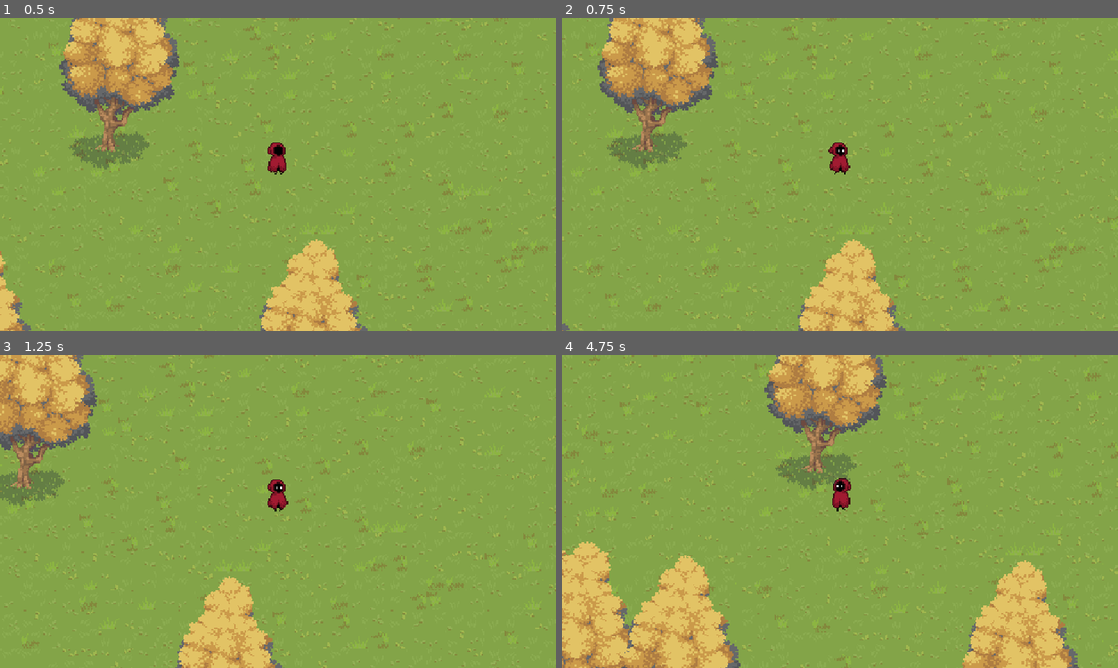
Above: before the commit, frames 1-4 (two rows, left to right).
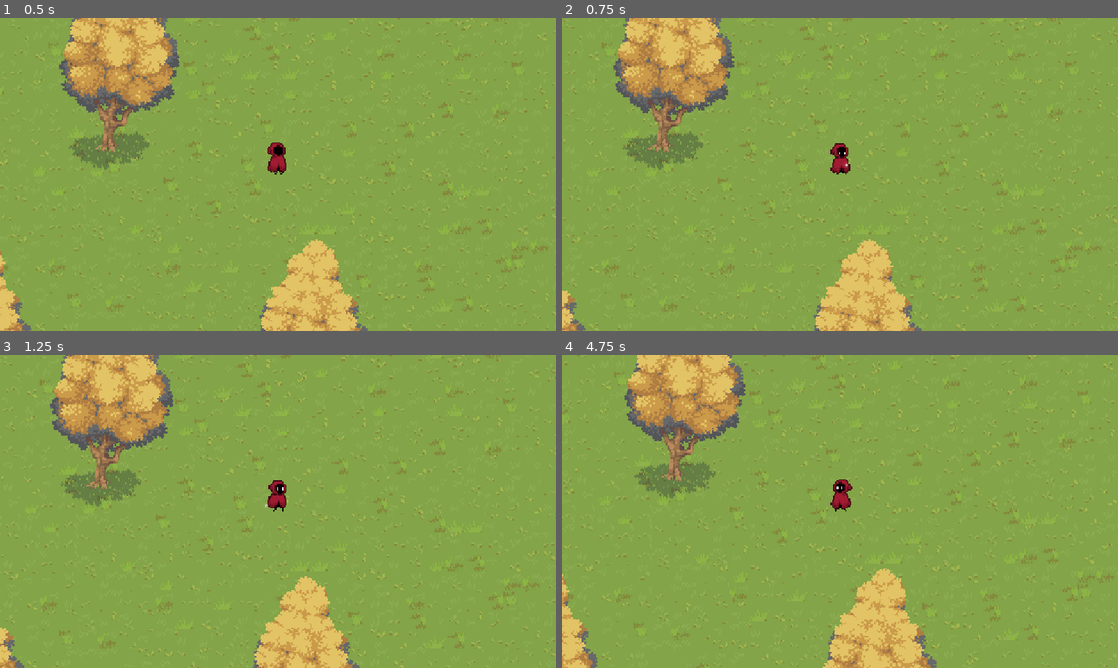
Above: after the commit, the same moments.

Repository: nxtdv/projectb_godot
Game: Godot game, scene res://scenes/intro.tscn
The game is run twice, just before and just after one commit, with the same random seed, the same clock (stepped at 60 frames per second) and the same inputs.
Inputs (mouse positions are in pixels of both pictures, inside the frame that each line leads up to):
- Up to frame 1 (0.5 s): no input
- Up to frame 2 (0.75 s): move the mouse to (962, 158) at 0.52 s; hold D (Right) from 0.53 s (still down); click (962, 158) at 0.6 s
- Up to frame 3 (1.25 s): keep holding D (Right)
- Up to frame 4 (4.75 s): move the mouse to (728, 527) at 1.27 s; release D (Right) at 1.28 s; hold S (Down) 1.28-2.03 s; tap Shift (Sprint) at 1.35 s; click (728, 527) at 1.55 s; move the mouse to (895, 442) at 2.02 s; hold D (Right) 2.03-2.78 s; click (895, 442) at 2.1 s; move the mouse to (812, 574) at 2.77 s; hold W (Up) 2.78-3.53 s; click (812, 574) at 2.85 s; move the mouse to (1006, 558) at 3.52 s; hold Shift (Sprint) 3.53-4.28 s; hold A (Left) from 3.53 s (still down); click (1006, 558) at 3.8 s; move the mouse to (673, 464) at 4.27 s; click (673, 464) at 4.35 s

Frame 1 is identical in both runs. In frame 2, 16% of the frame differs, in the area x 0-100%, y 0-100%; in frame 3, 23%; in frame 4, 33%.

Commit message:
feat(player): add attack input and behavior
- implemented attack mechanics triggered on input action "Attack"
- updated AnimationPlayer to handle attack animation completion
- added `is_attacking` flag to manage state and prevent movement during attack
- registered new input action "Attack" in project settings

Diff:
--- a/project.godot
+++ b/project.godot
@@ -46,6 +46,11 @@
 "events": [Object(InputEventKey,"resource_local_to_scene":false,"resource_name":"","device":-1,"window_id":0,"alt_press …(195 unchanged characters)…
 ]
 }
+Attack={
+"deadzone": 0.2,
+"events": [Object(InputEventMouseButton,"resource_local_to_scene":false,"resource_name":"","device":-1,"window_id":0,"alt_pressed":false,"shift_pressed":false,"ctrl_pressed":false,"meta_pressed":false,"button_mask":0,"position":Vector2(0, 0),"global_position":Vector2(0, 0),"factor":1.0,"button_index":1,"canceled":false,"pressed":false,"double_click":false,"script":null)
+]
+}
 
 [rendering]
 
--- a/scenes/player.tscn
+++ b/scenes/player.tscn
@@ -76,7 +76,6 @@
 [sub_resource type="Animation" id="Animation_tuyoq"]
 resource_name = "attack"
 length = 0.8
-loop_mode = 1
 tracks/0/type = "value"
 tracks/0/imported = false
 tracks/0/enabled = true
@@ -110,7 +109,6 @@
 frame = 1
 
 [node name="CollisionShape2D" type="CollisionShape2D" parent="."]
-visible = false
 position = Vector2(0, -15)
 shape = SubResource("CapsuleShape2D_3vyb7")
 
@@ -118,3 +116,5 @@
 libraries = {
 &"": SubResource("AnimationLibrary_dqkch")
 }
+
+[connection signal="animation_finished" from="AnimationPlayer" to="." method="_on_animation_player_animation_finished"]
--- a/scripts/player.gd
+++ b/scripts/player.gd
@@ -2,11 +2,24 @@
 
 @onready var sprite_2d: Sprite2D = $Sprite2D
 @onready var animation_player: AnimationPlayer = $AnimationPlayer
-const WALK_SPEED: float   = 100.0
-const SPRINT_SPEED: float = 300.0
+const WALK_SPEED: float                        = 100.0
+const SPRINT_SPEED: float                      = 300.0
+var is_attacking: bool                         = false
+
+
+func _ready() -> void:
+	animation_player.animation_finished.connect(_on_animation_player_animation_finished)
 
 
 func _physics_process(_delta: float) -> void:
+	if Input.is_action_just_pressed("Attack") and not is_attacking:
+		_start_attack()
+		return
+
+	# If the player is attacking, we don't process movement
+	if is_attacking:
+		return
+
 	var input_vector: Vector2 = Input.get_vector("Left", "Right", "Up", "Down")
 	var is_sprinting: bool    = Input.is_action_pressed("Sprint")
 	var current_speed: float  = SPRINT_SPEED if is_sprinting else WALK_SPEED
@@ -28,3 +41,14 @@
 			animation_player.play("walk")
 
 	move_and_slide()
+
+
+func _start_attack() -> void:
+	is_attacking = true
+	velocity = Vector2.ZERO  # We stop moving when attacking
+	animation_player.play("attack")
+
+
+func _on_animation_player_animation_finished(animation_name: String) -> void:
+	if animation_name == "attack":
+		is_attacking = false
